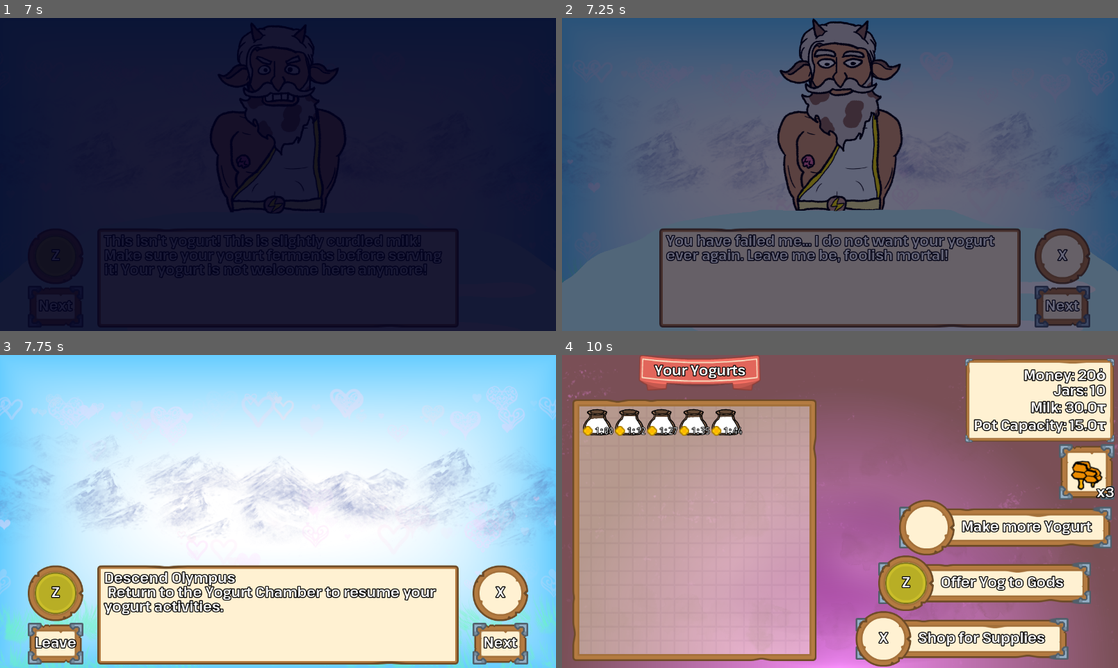
Above: before the commit, frames 1-4 (two rows, left to right).
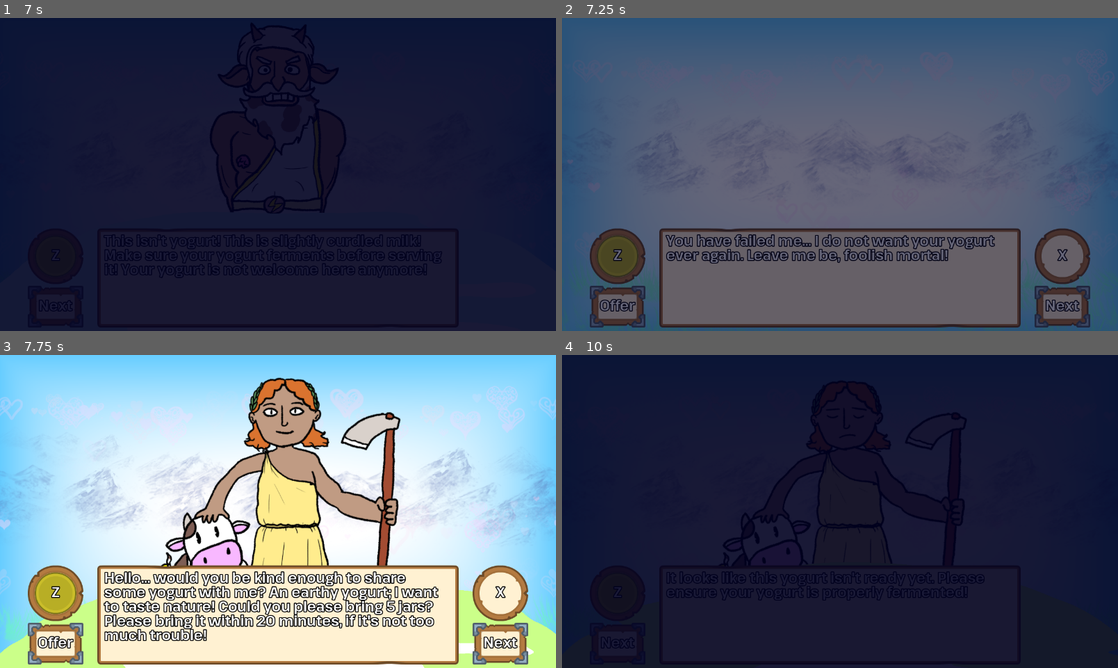
Above: after the commit, the same moments.

Repository: HauntedBees/olympus-mountain-creamery
Game: Godot game, scene res://game_scenes/04_offering/offering.tscn
Same seed, same stepped clock (60 frames per second), same inputs: the game is played once before the commit and once after it. This scene is started directly instead of the project's main scene.
Inputs (mouse positions are in pixels of both pictures, inside the frame that each line leads up to):
- Up to frame 1 (7 s): tap Enter at 0.5 s; move the mouse to (400, 158) at 0.52 s; hold Z (button_one) 0.53-1.28 s; click (400, 158) at 0.67 s; move the mouse to (166, 190) at 1.27 s; tap X (button_two) every 1.5 s from 1.35 to 5.85 s; click (166, 190) at 1.42 s; move the mouse to (333, 105) at 2.02 s; hold Z (button_one) 2.03-2.78 s; click (333, 105) at 2.17 s; move the mouse to (250, 237) at 2.77 s; click (250, 237) at 2.92 s; move the mouse to (444, 221) at 3.52 s; hold Z (button_one) 3.53-4.28 s; click (444, 221) at 3.67 s; move the mouse to (111, 127) at 4.27 s; click (111, 127) at 4.42 s; move the mouse to (305, 174) at 5.02 s; hold Z (button_one) 5.03-5.78 s; click (305, 174) at 5.17 s; move the mouse to (194, 96) at 5.77 s; click (194, 96) at 5.92 s; move the mouse to (400, 158) at 6.52 s; hold Z (button_one) from 6.53 s (still down); click (400, 158) at 6.67 s
- Up to frame 2 (7.25 s): keep holding Z (button_one)
- Up to frame 3 (7.75 s): move the mouse to (166, 527) at 7.27 s; release Z (button_one) at 7.28 s; tap X (button_two) at 7.35 s; click (166, 527) at 7.42 s
- Up to frame 4 (10 s): move the mouse to (895, 442) at 8.02 s; hold Z (button_one) 8.03-8.78 s; click (895, 442) at 8.17 s; move the mouse to (812, 574) at 8.77 s; tap X (button_two) at 8.85 s; click (812, 574) at 8.92 s; move the mouse to (1006, 558) at 9.52 s; hold Z (button_one) from 9.53 s (still down); click (1006, 558) at 9.67 s

Frame 1 is identical in both runs. In frame 2, 14% of the frame differs, in the area x 0-100%, y 0-100%; in frame 3, 23%; in frame 4, 100%.
Error after the commit: Invalid assignment of property or key 'texture' with value of type 'CompressedTexture2D' on a base object of type 'Nil'. (res://game_scenes/04_offering/states/…

Commit message:
demilker

Diff:
--- a/game_data/player_data.gd
+++ b/game_data/player_data.gd
@@ -3,7 +3,7 @@
 const JAR_CAPACITY := 5.0
 
 ## Number of Gods available to be offered yogurt.
-@export var gods_unlocked := 1
+@export var gods_unlocked := 2
 
 ## Progress on each God's yogurt-desiring quests.
 @export var god_details: Array[QuestDetails] = [QuestDetails.new()]
--- /dev/null
+++ b/game_scenes/04_offering/gods/demilker.gd
@@ -0,0 +1,35 @@
+extends God
+
+func get_desires_string(d: QuestDetails) -> String:
+	if d.completed:
+		return "Thank you for all the yogurt you've given me!"
+	if d.failed:
+		return "I'm not ready to be hurt again by your terrible yogurt. I'm sorry."
+	var desire := requirements[d.desire_idx]
+	var string := "Hello... would you be kind enough to share some yogurt with me? "
+	match desire.flavor:
+		Desire.Flavor.Any: string += "Any yogurt is fine."
+		Desire.Flavor.Sweet: string += "Something sweet, if you could."
+		Desire.Flavor.Rich: string += "A rich yogurt, if it wouldn't be a problem."
+		Desire.Flavor.Refreshing: string += "Something to refresh my soul."
+		Desire.Flavor.Savory: string += "A savory yogurt.."
+		Desire.Flavor.Luxurious: string += "The most luxurious yogurt you can make!"
+		Desire.Flavor.Earthy: string += "An earthy yogurt; I want to taste nature!"
+		Desire.Flavor.Floral: string += "Yogurt imbued with floral notes."
+		Desire.Flavor.Fruity: string += "with a fruity burst to it..."
+		Desire.Flavor.Bitter: string += "Something bitter this time."
+		Desire.Flavor.Sour: string += "But I want it extra sour, not just tangy."
+		Desire.Flavor.Quality: string += "The highest quality yogurt you have!"
+	var amount := desire.yogurt_amount - d.amount_given
+	if d.amount_given > 0:
+		if desire.yogurt_amount == 1:
+			string += " Could you please bring one more jar?"
+		else:
+			string += " Could you please bring %d more jars?" % amount
+	else:
+		if desire.yogurt_amount == 1:
+			string += " Could you please bring one jar?"
+		else:
+			string += " Could you please bring %d jars?" % amount
+	string += " Please bring it within %s, if it's not too much trouble!" % _time_string(d.time_remaining)
+	return string
--- /dev/null
+++ b/game_scenes/04_offering/gods/demilker.tscn
@@ -0,0 +1,161 @@
+[gd_scene load_steps=14 format=3 uid="uid://dbrhe5ja58srd"]
+
+[ext_resource type="Script" path="res://game_scenes/04_offering/gods/demilker.gd" id="1_ake5b"]
+[ext_resource type="Texture2D" uid="uid://dxdfhjic22454" path="res://assets/gods/demilker/dheadhappy.png" id="3_xyywi"]
+[ext_resource type="Texture2D" uid="uid://cccaw7ca66aa" path="res://assets/gods/demilker/dheadhsad.png" id="4_qd4kf"]
+[ext_resource type="Script" path="res://game_scenes/04_offering/gods/desire.gd" id="5_shkll"]
+[ext_resource type="Script" path="res://game_data/item_count.gd" id="6_v25uf"]
+[ext_resource type="Texture2D" uid="uid://ce28t4opvi3o" path="res://assets/gods/demilker/dbody.png" id="7_mee48"]
+[ext_resource type="Texture2D" uid="uid://pmt8ovp6kcrk" path="res://assets/gods/demilker/dhead.png" id="8_crp4y"]
+[ext_resource type="Shader" uid="uid://76asy4soysao" path="res://game_scenes/01_make_yog/fire.tres" id="8_ipnyj"]
+
+[sub_resource type="Resource" id="Resource_tr02q"]
+script = ExtResource("5_shkll")
+yogurt_amount = 5
+flavor = 6
+time_limit = 1200.0
+reward = Array[ExtResource("6_v25uf")]([])
+
+[sub_resource type="ShaderMaterial" id="ShaderMaterial_du8nd"]
+shader = ExtResource("8_ipnyj")
+shader_parameter/transparent = Color(0, 0, 0, 0)
+shader_parameter/inner = Color(1, 1, 1, 1)
+shader_parameter/outer = Color(0.796078, 1, 0.537255, 1)
+shader_parameter/inner_threshold = 0.3
+shader_parameter/outer_threshold = 0.045
+shader_parameter/soft_edge = 0.0
+shader_parameter/time_mult = 0.1
+shader_parameter/center = Vector2(0.5, 0.87)
+shader_parameter/OCTAVES = 6
+
+[sub_resource type="Animation" id="Animation_sauja"]
+length = 0.001
+tracks/0/type = "value"
+tracks/0/imported = false
+tracks/0/enabled = true
+tracks/0/path = NodePath("Body:scale")
+tracks/0/interp = 1
+tracks/0/loop_wrap = true
+tracks/0/keys = {
+"times": PackedFloat32Array(0),
+"transitions": PackedFloat32Array(1),
+"update": 0,
+"values": [Vector2(1, 1)]
+}
+tracks/1/type = "value"
+tracks/1/imported = false
+tracks/1/enabled = true
+tracks/1/path = NodePath("Head:position:y")
+tracks/1/interp = 1
+tracks/1/loop_wrap = true
+tracks/1/keys = {
+"times": PackedFloat32Array(0),
+"transitions": PackedFloat32Array(1),
+"update": 1,
+"values": [-17.0]
+}
+
+[sub_resource type="Animation" id="Animation_wv334"]
+resource_name = "base"
+length = 5.5
+loop_mode = 1
+tracks/0/type = "value"
+tracks/0/imported = false
+tracks/0/enabled = true
+tracks/0/path = NodePath("Body:scale")
+tracks/0/interp = 1
+tracks/0/loop_wrap = true
+tracks/0/keys = {
+"times": PackedFloat32Array(0, 1.83333, 2.9, 4.9),
+"transitions": PackedFloat32Array(1, 1, 1, 1),
+"update": 0,
+"values": [Vector2(1, 1), Vector2(1.05, 1), Vector2(1.05, 1), Vector2(1, 1)]
+}
+tracks/1/type = "value"
+tracks/1/imported = false
+tracks/1/enabled = true
+tracks/1/path = NodePath("Head:position:y")
+tracks/1/interp = 1
+tracks/1/loop_wrap = true
+tracks/1/keys = {
+"times": PackedFloat32Array(0, 1.8, 3.03333, 4.8),
+"transitions": PackedFloat32Array(1, 1, 1, 1),
+"update": 0,
+"values": [-17.0, -10.0, -10.0, -17.0]
+}
+
+[sub_resource type="AnimationLibrary" id="AnimationLibrary_dk4nw"]
+_data = {
+"RESET": SubResource("Animation_sauja"),
+"base": SubResource("Animation_wv334")
+}
+
+[node name="Demilker" type="Control"]
+layout_mode = 3
+anchors_preset = 15
+anchor_right = 1.0
+anchor_bottom = 1.0
+grow_horizontal = 2
+grow_vertical = 2
+script = ExtResource("1_ake5b")
+base_head = ExtResource("8_crp4y")
+happy_head = ExtResource("3_xyywi")
+angry_head = ExtResource("4_qd4kf")
+requirements = Array[ExtResource("5_shkll")]([SubResource("Resource_tr02q")])
+complete_message = "Thank you! Now please take accept this as my thanks!"
+not_ready_message = "It looks like this yogurt isn't ready yet. Please ensure your yogurt is properly fermented!"
+not_enough_message = "But... jar wasn't very full. Please fill the jar better next time!"
+final_warning_message = "Please don't do that again."
+failed_message = "I don't think I can accept your yogurt anymore."
+
+[node name="Body" type="TextureRect" parent="."]
+layout_mode = 1
+anchors_preset = 13
+anchor_left = 0.5
+anchor_right = 0.5
+anchor_bottom = 1.0
+offset_left = -143.5
+offset_top = 0.333332
+offset_right = 143.5
+offset_bottom = 0.333313
+grow_horizontal = 2
+grow_vertical = 2
+pivot_offset = Vector2(290, 0)
+texture = ExtResource("7_mee48")
+stretch_mode = 3
+
+[node name="Head" type="TextureRect" parent="."]
+unique_name_in_owner = true
+layout_mode = 1
+anchors_preset = 5
+anchor_left = 0.5
+anchor_right = 0.5
+offset_left = -121.0
+offset_top = -17.0
+offset_right = 160.0
+offset_bottom = 290.0
+grow_horizontal = 2
+texture = ExtResource("8_crp4y")
+stretch_mode = 3
+
+[node name="Clouds" type="ColorRect" parent="."]
+material = SubResource("ShaderMaterial_du8nd")
+custom_minimum_size = Vector2(940, 300)
+layout_mode = 1
+anchors_preset = 7
+anchor_left = 0.5
+anchor_top = 1.0
+anchor_right = 0.5
+anchor_bottom = 1.0
+offset_left = -854.0
+offset_top = -276.0
+offset_right = 891.0
+offset_bottom = 109.0
+grow_horizontal = 2
+grow_vertical = 0
+
+[node name="AnimationPlayer" type="AnimationPlayer" parent="."]
+libraries = {
+"": SubResource("AnimationLibrary_dk4nw")
+}
+autoplay = "base"
--- a/game_scenes/04_offering/gods/god.gd
+++ b/game_scenes/04_offering/gods/god.gd
@@ -4,13 +4,13 @@
 @export var happy_head: Texture2D
 @export var angry_head: Texture2D
 @export var requirements: Array[Desire] = []
-@export var success_message := "This is exactly what I wanted, thank you! Bring me %d more and I'll reward you!"
-@export var complete_message := "Thank you! Now please take this reward!"
-@export var not_ready_message := "This isn't yogurt! This is slightly curdled milk! Make sure your yogurt ferments before serving it!"
-@export var not_enough_message := "This jar was barely full though, make sure you fill the jar better next time!"
-@export var didnt_want_message := "This isn't what I wanted."
-@export var final_warning_message := "Don't fail me again!"
-@export var failed_message := "Your yogurt is not welcome here anymore!"
+@export_multiline var success_message := "This is exactly what I wanted, thank you! Bring me %d more and I'll reward you!"
+@export_multiline var complete_message := "Thank you! Now please take this reward!"
+@export_multiline var not_ready_message := "This isn't yogurt! This is slightly curdled milk! Make sure your yogurt ferments before serving it!"
+@export_multiline var not_enough_message := "This jar was barely full though, make sure you fill the jar better next time!"
+@export_multiline var didnt_want_message := "This isn't what I wanted."
+@export_multiline var final_warning_message := "Don't fail me again!"
+@export_multiline var failed_message := "Your yogurt is not welcome here anymore!"
 
 @onready var head: TextureRect = %Head
 
--- a/game_scenes/04_offering/states/choose_god.gd
+++ b/game_scenes/04_offering/states/choose_god.gd
@@ -1,7 +1,8 @@
 class_name ChooseGodState extends OfferingGameState
 
 const _GODS: Array[PackedScene] = [
-	preload("res://game_scenes/04_offering/gods/meus.tscn")
+	preload("res://game_scenes/04_offering/gods/meus.tscn"),
+	preload("res://game_scenes/04_offering/gods/demilker.tscn")
 ]
 
 var _current_details: QuestDetails
@@ -10,6 +11,7 @@
 	_make_off.main_menu.visible = true
 	_god_idx -= 1
 	_next_god()
+	_unlock_gods()
 
 func update(_delta: float) -> void:
 	_set_text()
@@ -22,6 +24,13 @@
 		if _current_details.failed || _current_details.completed:
 			return
 		change_state.emit(ChooseYogurtState.new(_scene, _god_idx, _god_node))
+
+func _unlock_gods() -> void:
+	while Player.data.gods_unlocked > Player.data.god_details.size():
+		var god: God = _GODS[Player.data.god_details.size()].instantiate()
+		var desire := god.requirements[0].get_quest(0)
+		Player.data.god_details.append(desire)
+		god.queue_free()
 
 func _set_text() -> void:
 	if _god_idx < 0:
@@ -45,6 +54,10 @@
 	_current_details = Player.data.god_details[_god_idx]
 	_make_off.offer_go_prompt.text = "Offer"
 	_god_node = _GODS[_god_idx].instantiate()
+	if _current_details.failed:
+		_god_node.head.texture = _god_node.angry_head
+	elif _current_details.completed:
+		_god_node.head.texture = _god_node.happy_head
 	_make_off.god_spot.add_child(_god_node)
 	_make_off.offer_go_prompt.toggle_visibility(!_current_details.completed && !_current_details.failed)
 	_set_text()
Binary file added: assets/gods/demilker/dbody.png
Not shown, added: assets/gods/demilker/dbody.png.import
Binary file added: assets/gods/demilker/dhead.png
Not shown, added: assets/gods/demilker/dhead.png.import
Binary file added: assets/gods/demilker/dheadhappy.png
Not shown, added: assets/gods/demilker/dheadhappy.png.import
Binary file added: assets/gods/demilker/dheadhsad.png
Not shown, added: assets/gods/demilker/dheadhsad.png.import
Not shown, added: assets/gods/demilker/demilker.kra
